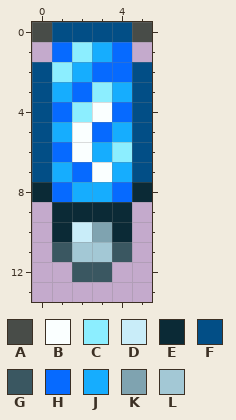
Edited in one commit: pixel-art sprite (Content/Items/Placeable/Banners/SpectralGastropodBanner.png). The first picture shows the starting point.
The file is 12x28 pixels, drawn in blocks of 2x2; one block is one cell here. Colours within 5 levels of each other are drawn and written as one.
Palette (. is transparent): A #484c48  B #faffff  C #8ceeff  D #c9edf9  E #0b2a36  F #024e86  G #3a5761  H #066aff  J #16adfe  K #7fa3b0  L #a3c8d5
Pixels before, first column x 0:
 0 AFFFFA
 1 .HCJH.
 2 FCJHHF
 3 FJHCJF
 4 FHCBHF
 5 FJBHJF
 6 FHBJCF
 7 FJHBJF
 8 EHJJHE
 9 .EEEE.
10 .EDKE.
11 .GLLG.
12 ..GG..
And afterwards:
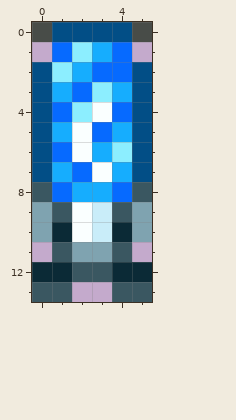
Changes in this commit:
Changed rows in their new state; - is an unchanged pixel.
first column x 0:
 8 G----G
 9 KGBDGK
10 K-BD-K
11 --KK--
12 EE--EE
13 GG--GG
